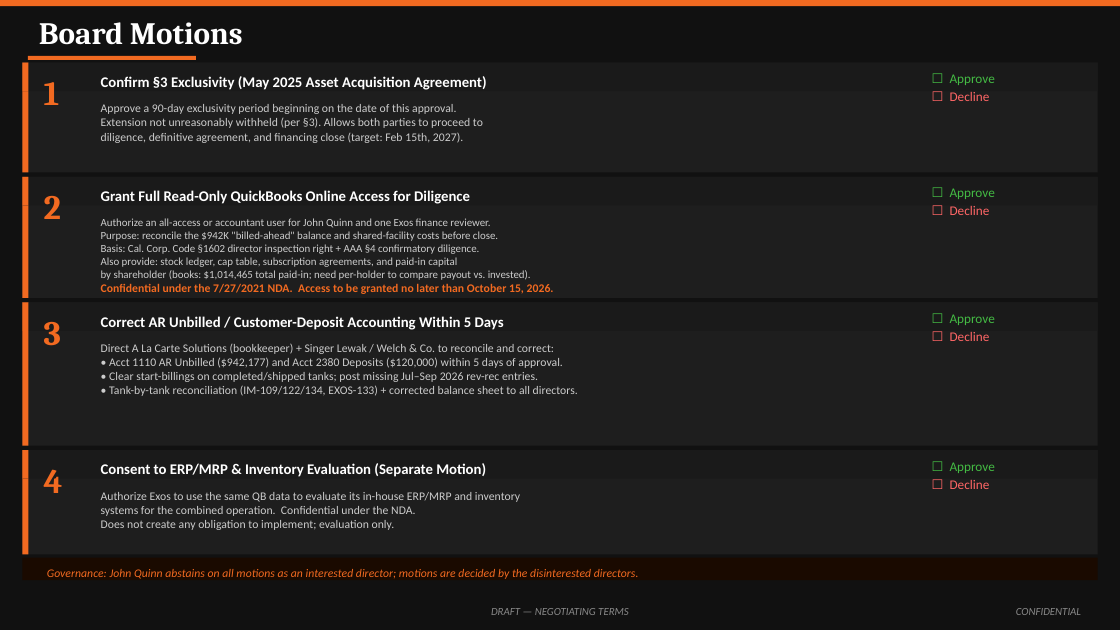
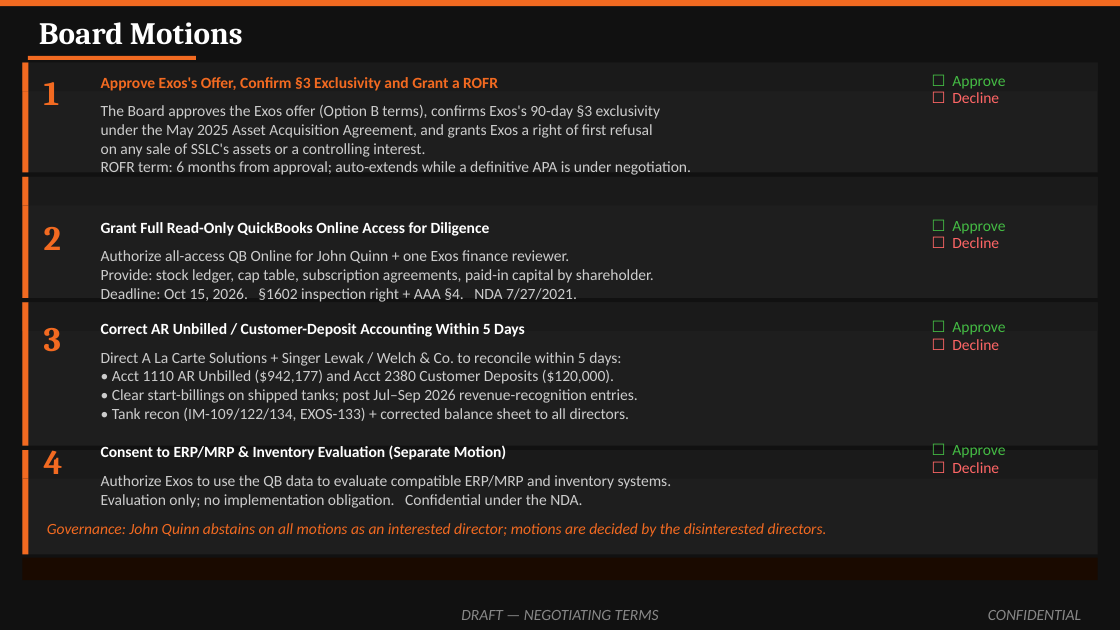
Before and after one commit to ExosAerospace/workspace, a slide deck: slide 12 of drafts/Exos_SSLC_Board_Offer_Overview_2026-10-10_r2.pptx. Drawn at 1120x630 pixels with LibreOffice and Linux fonts; fonts in the diff are those of the drawing. Boxes give left, top, right and bottom in pixels: in the first picture for what was removed or moved away, otherwise in the second. Text is boxed around its words. In the diff, an @@ line names an element or a change of style, - is before the commit and + after.

```diff
--- a/drafts/Exos_SSLC_Board_Offer_Overview_2026-10-10_r2.pptx
+++ b/drafts/Exos_SSLC_Board_Offer_Overview_2026-10-10_r2.pptx
@@ text at (101, 77, 498, 91): text changed; size 9.5 to 10 pt; text colour #FFFFFF to #F26A21 @@
-Confirm §3 Exclusivity (May 2025 Asset Acquisition Agreement)
+Approve Exos's Offer, Confirm §3 Exclusivity and Grant a ROFR
@@ text at (101, 105, 691, 175): text changed; size 7.5 to 10 pt @@
-Approve a 90-day exclusivity period beginning on the date of this approval.
-Extension not unreasonably withheld (per §3). Allows both parties to proceed to
-diligence, definitive agreement, and financing close (target: Feb 15th, 2027).
+The Board approves the Exos offer (Option B terms), confirms Exos's 90-day §3 exclusivity
+under the May 2025 Asset Acquisition Agreement, and grants Exos a right of first refusal
+on any sale of SSLC's assets or a controlling interest.
+ROFR term: 6 months from approval; auto-extends while a definitive APA is under negotiation.
+Extension not unreasonably withheld. Target financing close: February 15, 2027.
@@ size 9.5 to 10 pt in 3 elements at (101, 323, 525, 337), (101, 445, 506, 460), (101, 222, 490, 236) @@
@@ size 8.5 to 10 pt in 8 elements at (952, 76, 1005, 89), (952, 92, 999, 103), (952, 322, 1005, 335), (952, 339, 999, 350), (952, 445, 1005, 458), (952, 462, 999, 473), (952, 221, 1005, 234), (952, 237, 999, 248) @@
@@ 4 texts: place and size @@
-4 texts at (44, 188, 995, 219)
+4 texts at (44, 221, 1005, 250)
@@ text at (101, 250, 654, 302): text changed; size 7 to 10 pt @@
-Authorize an all-access or accountant user for John Quinn and one Exos finance reviewer.
-Purpose: reconcile the $942K "billed-ahead" balance and shared-facility costs before close.
-Basis: Cal. Corp. Code §1602 director inspection right + AAA §4 confirmatory diligence.
-Also provide: stock ledger, cap table, subscription agreements, and paid-in capital
-by shareholder (books: $1,014,465 total paid-in; need per-holder to compare payout vs. invested).
-Confidential under the 7/27/2021 NDA. Access to be granted no later than October 15, 2026.
+Authorize all-access QB Online for John Quinn + one Exos finance reviewer.
+Provide: stock ledger, cap table, subscription agreements, paid-in capital by shareholder.
+Deadline: Oct 15, 2026. §1602 inspection right + AAA §4. NDA 7/27/2021.
@@ text "3": place and size @@
-text "3" at (44, 322, 61, 346)
+text "3" at (44, 328, 61, 352)
@@ text "Correct AR Unbilled / Customer-Deposit ...": place and size @@
-text "Correct AR Unbilled / Customer-Deposit ..." at (101, 316, 504, 330)
+text "Correct AR Unbilled / Customer-Deposit ..." at (101, 323, 525, 337)
@@ text at (101, 352, 638, 421): text changed; size 7.5 to 10 pt @@
-Direct A La Carte Solutions (bookkeeper) + Singer Lewak / Welch & Co. to reconcile and correct:
-• Acct 1110 AR Unbilled ($942,177) and Acct 2380 Deposits ($120,000) within 5 days of approval.
-• Clear start-billings on completed/shipped tanks; post missing Jul–Sep 2026 rev-rec entries.
-• Tank-by-tank reconciliation (IM-109/122/134, EXOS-133) + corrected balance sheet to all directors.
+Direct A La Carte Solutions + Singer Lewak / Welch & Co. to reconcile within 5 days:
+• Acct 1110 AR Unbilled ($942,177) and Acct 2380 Customer Deposits ($120,000).
+• Clear start-billings on shipped tanks; post Jul–Sep 2026 revenue-recognition entries.
+• Tank recon (IM-109/122/134, EXOS-133) + corrected balance sheet to all directors.
@@ 3 texts: place and size @@
-3 texts at (44, 463, 990, 493)
+3 texts at (44, 445, 999, 474)
@@ text "☐ Approve": place and size @@
-text "☐ Approve" at (950, 462, 995, 473)
+text "☐ Approve" at (952, 445, 1005, 458)
@@ text at (101, 475, 672, 508): text changed; size 7.5 to 10 pt @@
-Authorize Exos to use the same QB data to evaluate its in-house ERP/MRP and inventory
-systems for the combined operation. Confidential under the NDA.
-Does not create any obligation to implement; evaluation only.
+Authorize Exos to use the QB data to evaluate compatible ERP/MRP and inventory systems.
+Evaluation only; no implementation obligation. Confidential under the NDA.
@@ text "Governance: John Quinn abstains on ...": place and size @@
-text "Governance: John Quinn abstains on ..." at (47, 569, 639, 579)
+text "Governance: John Quinn abstains on ..." at (47, 523, 827, 537)
@@ text "Governance: John Quinn abstains on ..." at (47, 523, 827, 537): size 7.5 to 10 pt @@
@@ text "DRAFT — NEGOTIATING TERMS" at (461, 610, 659, 620): size 7 to 10 pt @@
@@ text "CONFIDENTIAL" at (988, 610, 1081, 620): size 7 to 10 pt @@
```
Also in this commit, not shown: 11 other slides changed, 2 other files.
